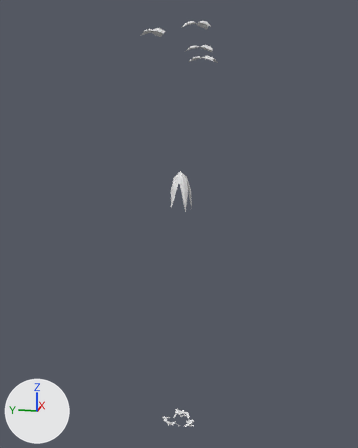
Two versions of the OBJ model game/assets/models/plants/SM_Plant_StranglerFigEnveloping_Leaf_LOD1.obj, one commit apart.
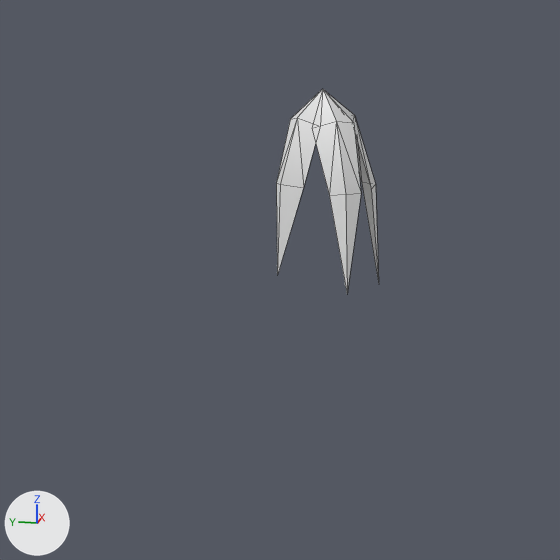
Each version is shown whole from a camera (50 mm lens) standing at (-31.86, -6.28, 23.0) and looking at (0.91, 0.27, 14.8), then close up on the part from 32% to 64% of the width and 34% to 60% of the height. The lights are fixed; the arrows at lower left show +X, +Y and +Z. The older version's two pictures come first. The close-ups show mesh edges as thin lines. Where no turn or scale is listed for an object, it has been applied to the vertices. Vertices at exactly the same position are counted once.

The older version as bpy lines, for what is in view:
```python
me_sm_plant_stranglerfigenveloping_leaf_lod1 = bpy.data.meshes.new('SM_Plant_StranglerFigEnveloping_Leaf_LOD1')
me_sm_plant_stranglerfigenveloping_leaf_lod1.from_pydata(...)  # 202 vertices, 166 faces; spans x -0.9..2.3, y -2.1..2.7, z -0.1..28.0
ob_sm_plant_stranglerfigenveloping_leaf_lod1 = bpy.data.objects.new('SM_Plant_StranglerFigEnveloping_Leaf_LOD1', me_sm_plant_stranglerfigenveloping_leaf_lod1)
ob_sm_plant_stranglerfigenveloping_leaf_lod1.location = (0.0, 0.0, 0.0)
```
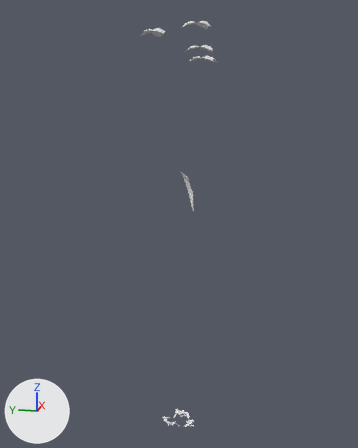
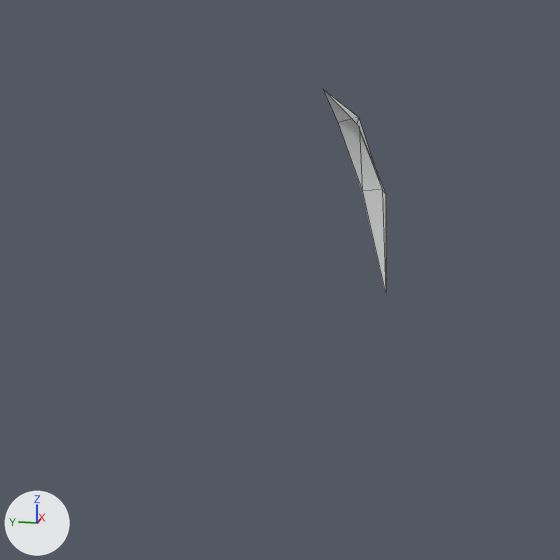
The change, as a diff of the scene's bpy script:
```diff
--- a/game/assets/models/plants/SM_Plant_StranglerFigEnveloping_Leaf_LOD1.obj.py
+++ b/game/assets/models/plants/SM_Plant_StranglerFigEnveloping_Leaf_LOD1.obj.py
@@ me_sm_plant_stranglerfigenveloping_leaf_lod1 @@
 # used by ob_sm_plant_stranglerfigenveloping_leaf_lod1; location = (0.0, 0.0, 0.0)
-me_sm_plant_stranglerfigenveloping_leaf_lod1.from_pydata(...)  # 202 vertices, 166 faces; spans x -0.9..2.3, y -2.1..2.7, z -0.1..28.0
+me_sm_plant_stranglerfigenveloping_leaf_lod1.from_pydata(...)  # 188 vertices, 150 faces; spans x -0.9..2.3, y -2.1..2.7, z -0.1..28.0
+# me_sm_plant_stranglerfigenveloping_leaf_lod1 part 1
+# 14 vertices are removed from x -0.7..-0.1, y -0.6..0.5, z 15.9..18.3
+# 18 faces are deleted
+# 5 vertices move from x 0.1..0.6, y -0.7..-0.2, z 15.9..18.2 to x 0.1..0.5, y -0.8..-0.1, z 15.7..18.1
+# 2 new faces join them
```

What differs and where, as boxes (x1, y1, x2, y2) in the close-ups (560 x 560 px):
'SM_Plant_StranglerFigEnveloping_Leaf_LOD1', reshaped: before (276, 89, 379, 292); after (323, 90, 386, 294)
